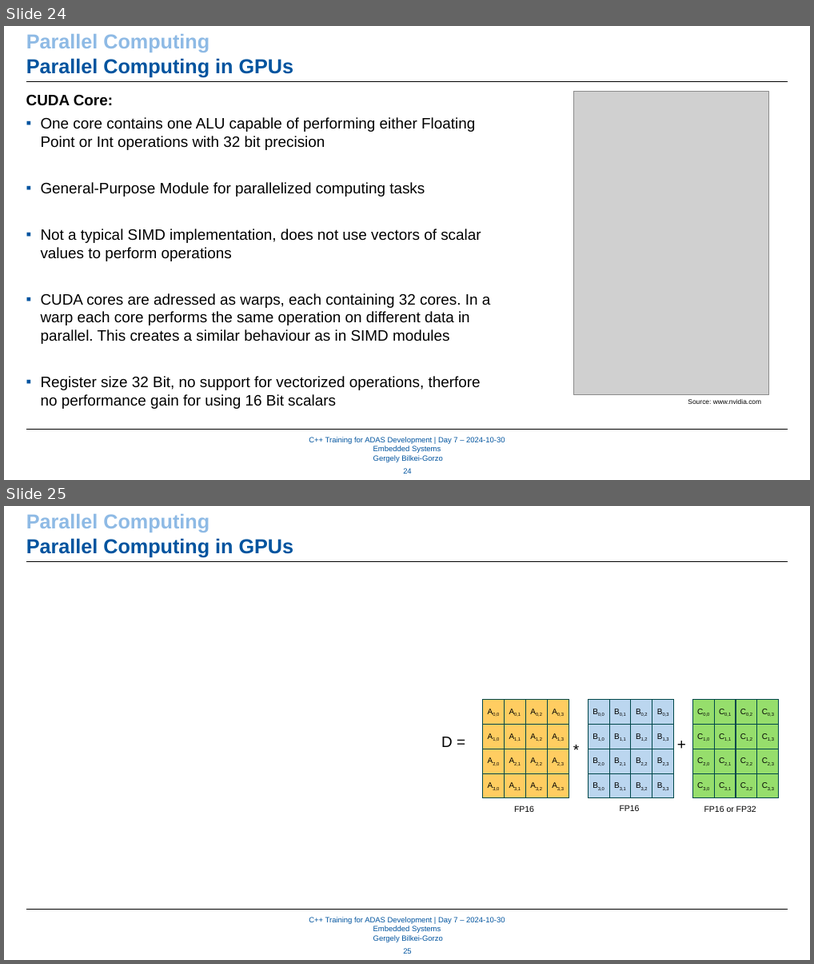
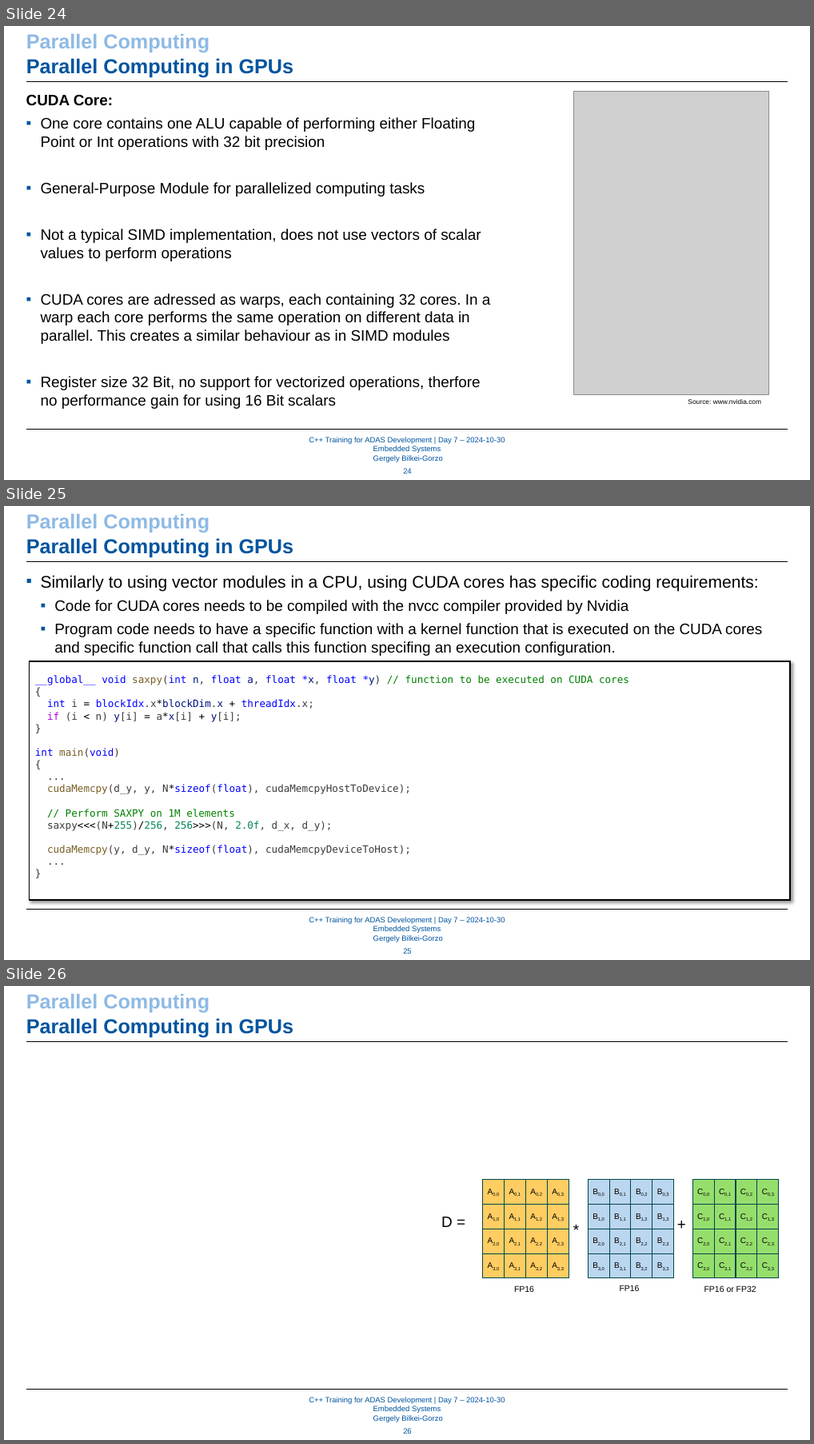
Before and after one commit to WhR4Ven/Diss_Dokument, a slide deck: Vortrag/07_Embedded_Systems.pptx. Shown one above the other, each under a label of ours: slides 24 and 25 before the commit, slides 24, 25 and 26 after it. The pictures are 814x964 and 814x1444 pixels, drawn with LibreOffice and Linux fonts; fonts in the diff are those of the drawing; grey boxes stand for pictures; background and template pictures are left out. Boxes give left, top, right and bottom in pixels: in the first picture for what was removed or moved away, otherwise in the second. Text is boxed around its words. In the diff, an @@ line names an element or a change of style, - is before the commit and + after.

```diff
--- a/Vortrag/07_Embedded_Systems.pptx
+++ b/Vortrag/07_Embedded_Systems.pptx
@@ slide 25 added at (4, 506, 810, 960), background #FFFFFF; not listed: 3 template elements that a slide beside it also shows @@
@@ text added at (26, 514, 294, 557), 24 pt, text #00549F, bold @@
+Parallel Computing
+Parallel Computing in GPUs
@@ text added at (41, 575, 762, 656), 18 pt, text #000000 @@
+▪ Similarly to using vector modules in a CPU, using CUDA cores has specific coding requirements:
+  ▪ Code for CUDA cores needs to be compiled with the nvcc compiler provided by Nvidia
+  ▪ Program code needs to have a specific function with a kernel function that is executed on the CUDA cores and specific function call that calls this function specifing an execution configuration.
@@ rectangle added at (30, 661, 791, 900), fill #FFFFFF, outline #000000 1.5 pt, 12 pt, text #3B3B3B @@
+__global__ void saxpy(int n, float a, float *x, float *y) // function to be executed on CUDA cores
+{
+int i = blockIdx.x*blockDim.x + threadIdx.x;
+if (i < n) y[i] = a*x[i] + y[i];
+}
+int main(void)
+{
+...
+cudaMemcpy(d_y, y, N*sizeof(float), cudaMemcpyHostToDevice);
+// Perform SAXPY on 1M elements
+saxpy<<<(N+255)/256, 256>>>(N, 2.0f, d_x, d_y);
+cudaMemcpy(y, d_y, N*sizeof(float), cudaMemcpyDeviceToHost);
+...
+}
@@ page number added at (403, 948, 412, 953), 9 pt, text #00549F @@
+25
@@ what was slide 25 is now slide 26 @@
```
Also in this commit, not shown: 11 slides changed, 1 other slide added, 4 slides removed.
